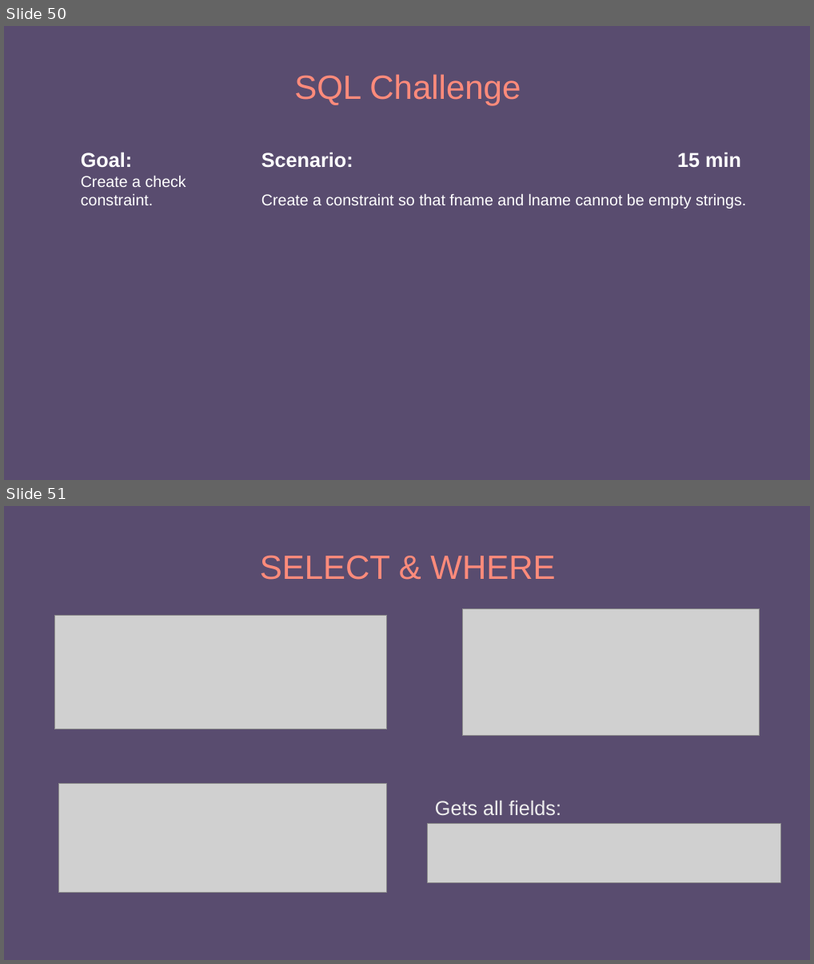
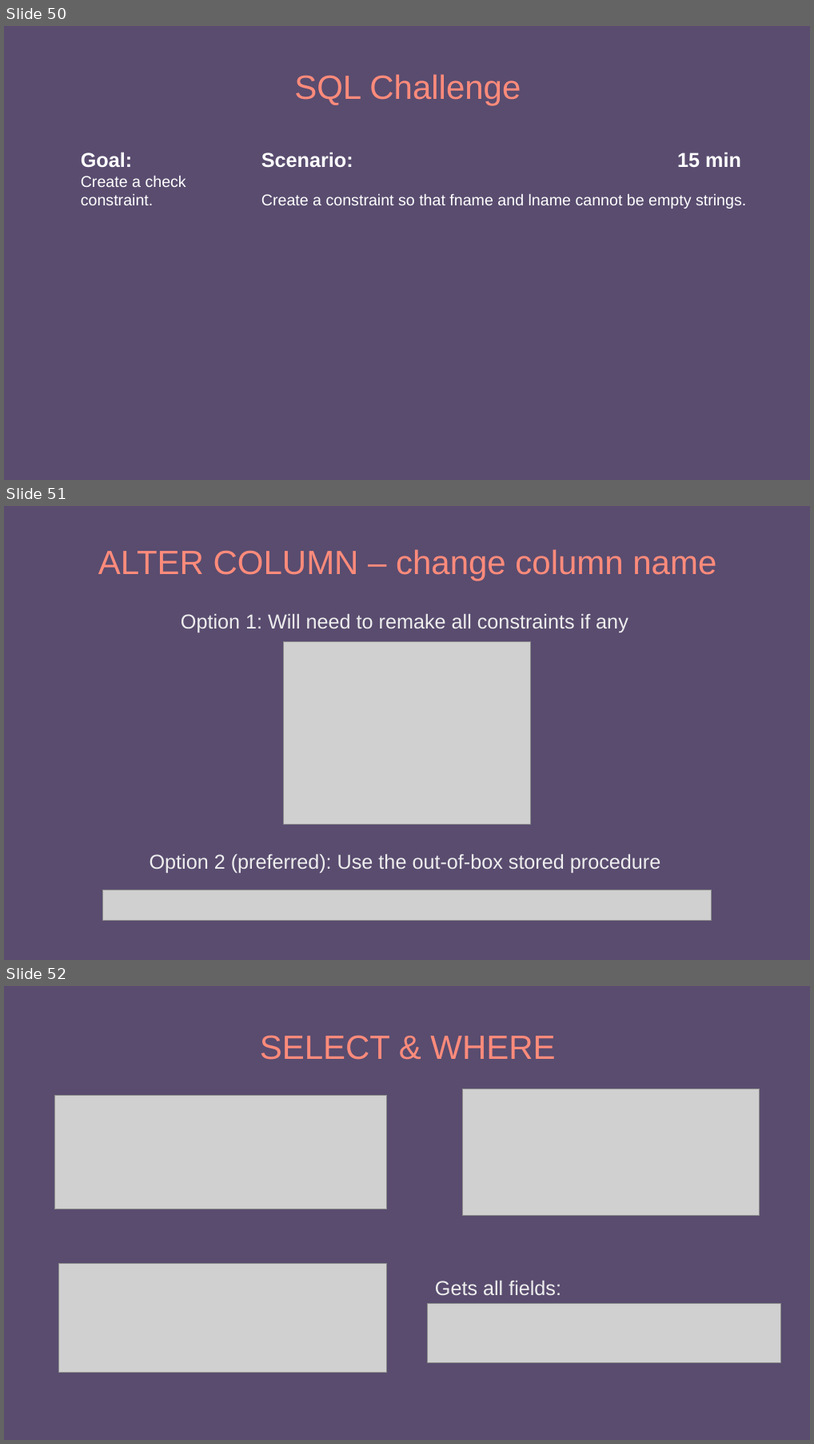
Before and after one commit to e-m-wilson/dotnet, a slide deck: Resources-Notes-Ppts/SQL/SQL_MSSQL.pptx. Shown one above the other, each under a label of ours: slides 50 and 51 before the commit, slides 50, 51 and 52 after it. The pictures are 814x964 and 814x1444 pixels, drawn with LibreOffice and Linux fonts; fonts in the diff are those of the drawing; grey boxes stand for pictures. Boxes give left, top, right and bottom in pixels: in the first picture for what was removed or moved away, otherwise in the second. Text is boxed around its words. In the diff, an @@ line names an element or a change of style, - is before the commit and + after.

```diff
--- a/Resources-Notes-Ppts/SQL/SQL_MSSQL.pptx
+++ b/Resources-Notes-Ppts/SQL/SQL_MSSQL.pptx
@@ slide 51 added at [4, 506, 810, 960], background #594C6F @@
@@ title added at [98, 549, 717, 581], 30 pt, text #FF8B7B @@
+ALTER COLUMN – change column name
@@ text added at [181, 614, 629, 632], 18 pt, text #EEEEEE @@
+Option 1: Will need to remake all constraints if any
@@ picture added at [284, 641, 530, 824] @@
@@ text added at [150, 854, 661, 872], 18 pt, text #EEEEEE @@
+Option 2 (preferred): Use the out-of-box stored procedure
@@ picture added at [103, 890, 712, 920] @@
@@ what was slide 51 is now slide 52 @@
```
Also in this commit, not shown: 5 slides changed, 2 other slides added.
